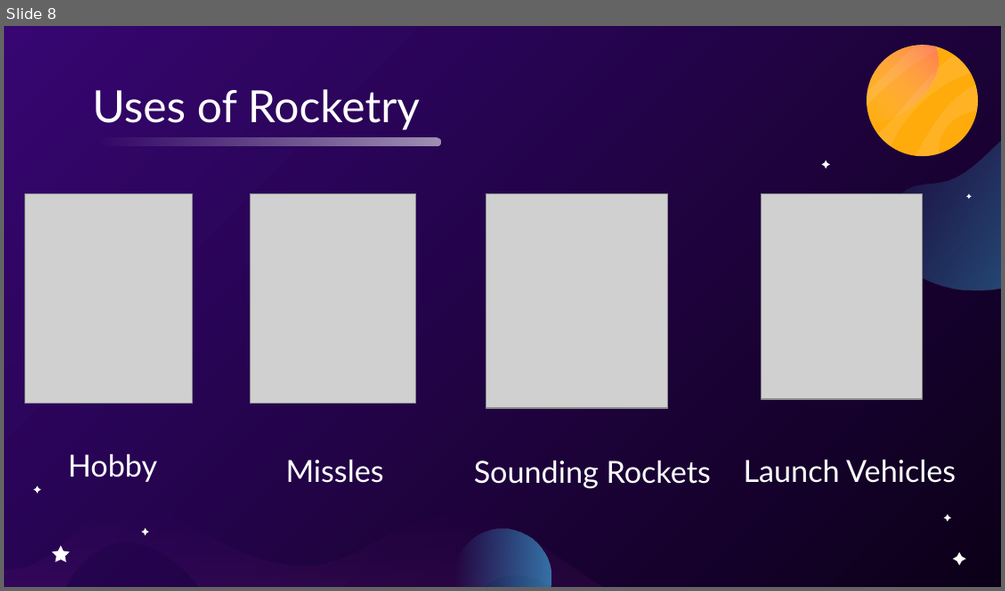
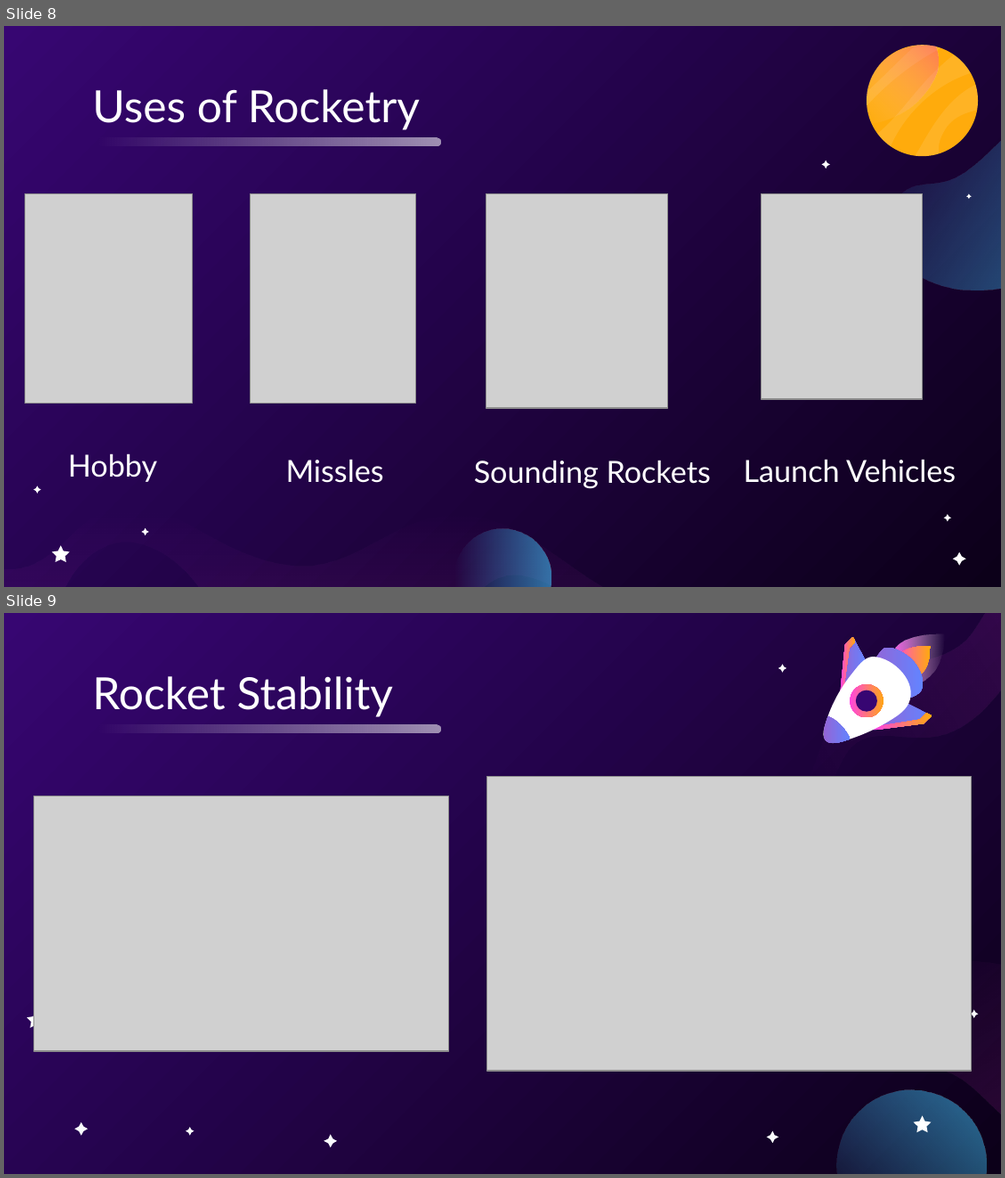
Before and after one commit to usedgenes/Rocketry-Curriculum, a slide deck: Beginner/Day 1/Intro to Rocketry.pptx. Shown one above the other, each under a label of ours: slide 8 before the commit, slides 8 and 9 after it. The pictures are 1005x591 and 1005x1178 pixels, drawn with LibreOffice and Linux fonts; fonts in the diff are those of the drawing; grey boxes stand for pictures. Boxes give left, top, right and bottom in pixels: in the first picture for what was removed or moved away, otherwise in the second. Text is boxed around its words. In the diff, an @@ line names an element or a change of style, - is before the commit and + after.

```diff
--- a/Beginner/Day 1/Intro to Rocketry.pptx
+++ b/Beginner/Day 1/Intro to Rocketry.pptx
@@ slide 9 added at [4,613,1001,1174], background gradient #0C0019 to #370672 @@
@@ freeform shape added at [752,613,1001,819], fill gradient #FF3FEA @@
@@ title added at [92,676,393,717], 32 pt, text #FFFFFF @@
+Rocket Stability
@@ group added at [823,633,944,745]: 11 freeform shapes @@
@@ rounded rectangle added at [94,724,441,734], fill gradient #FFFFFF @@
@@ picture added at [34,796,449,1052] @@
@@ picture added at [486,777,971,1070] @@
@@ freeform shape added at [861,900,1001,1174], fill gradient #FF3FEA @@
@@ ellipse added at [836,1089,986,1174], fill gradient #44CAFF @@
@@ group added at [27,664,978,1147]: 8 freeform shapes @@
```
Also in this commit, not shown: 1 other file.
